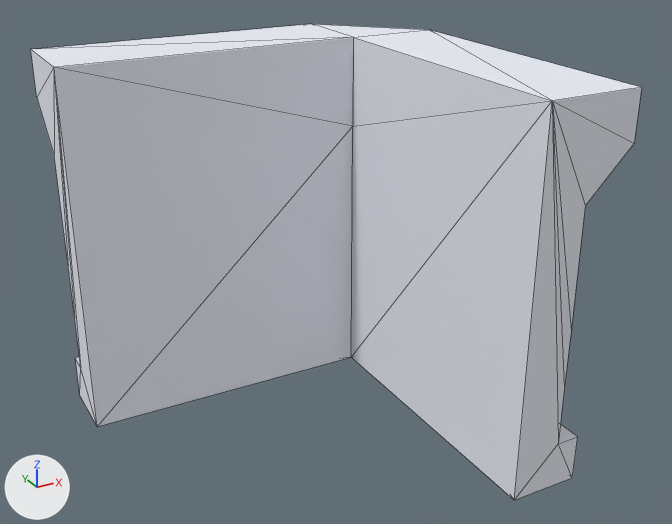
An edit to the glTF model art/Space Interior Elements/object_010.glb, drawn before and after from the same camera.
Rendered twice from a 50 mm lens placed at (-1.132, -2.087, 1.463), pointed at (-0.07, -0.155, 0.497). The lights are fixed; the arrows at lower left show +X, +Y and +Z. Mesh edges are drawn as thin lines. Where no turn or scale is listed for an object, it has been applied to the vertices. Vertices at the same position are counted once.

The first picture shows 'object_010-col'.
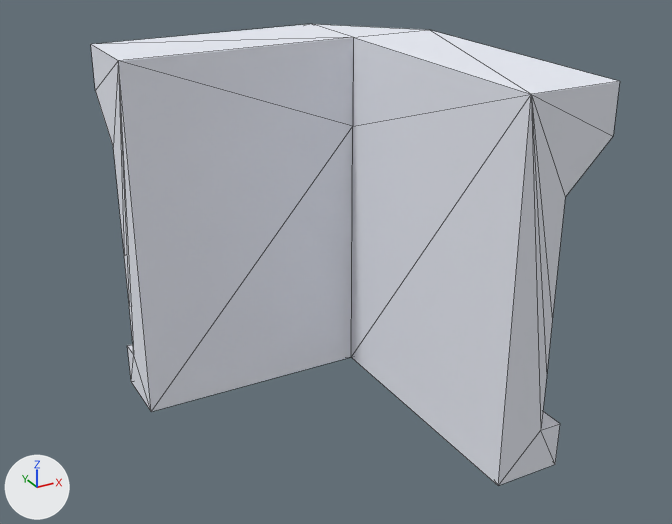
The newer file is also turned or shifted as a whole; pictures and numbers use the older file's frame.

Where the change shows, as pixel boxes [x1, y1, x2, y2] in the pictures (672 x 524 px; the box of a moved part takes in the faces that stretch with it):
'object_010-col', reshaped (13% narrower)
    before: [31, 24, 642, 500]
    after: [91, 24, 620, 485]
part 1 of me_mesh_object_013, moved or reshaped
    before: [31, 24, 353, 426]
    after: [91, 24, 353, 412]
part 2 of me_mesh_object_013, moved or reshaped
    before: [351, 30, 642, 500]
    after: [351, 30, 620, 485]

What changed in the scene script:
```text
Change me_mesh_object_013:
    where me_mesh_object_013.from_pydata(...)  # 39 vertices, 75 faces; spans x -0.655..0.407, y -0.656..0.409, z 0.0..1.0
    used by ob_object_010_col; location = (0.0, 0.0, 0.0)
    me_mesh_object_013 part 1: all 10 vertices in x -0.655, y 0.159..0.409, z 0.0..1.0 are moved by (0.155, 0.0, 0.0)
    me_mesh_object_013 part 2: all 10 vertices in x 0.157..0.407, y -0.656, z 0.0..1.0 are moved by (0.0, 0.065, 0.0)
```
